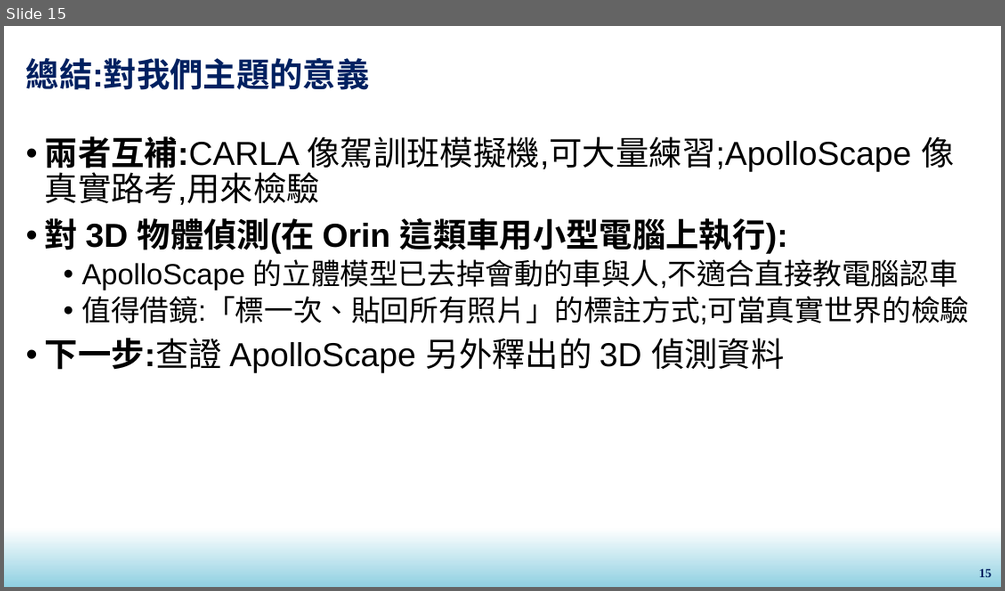
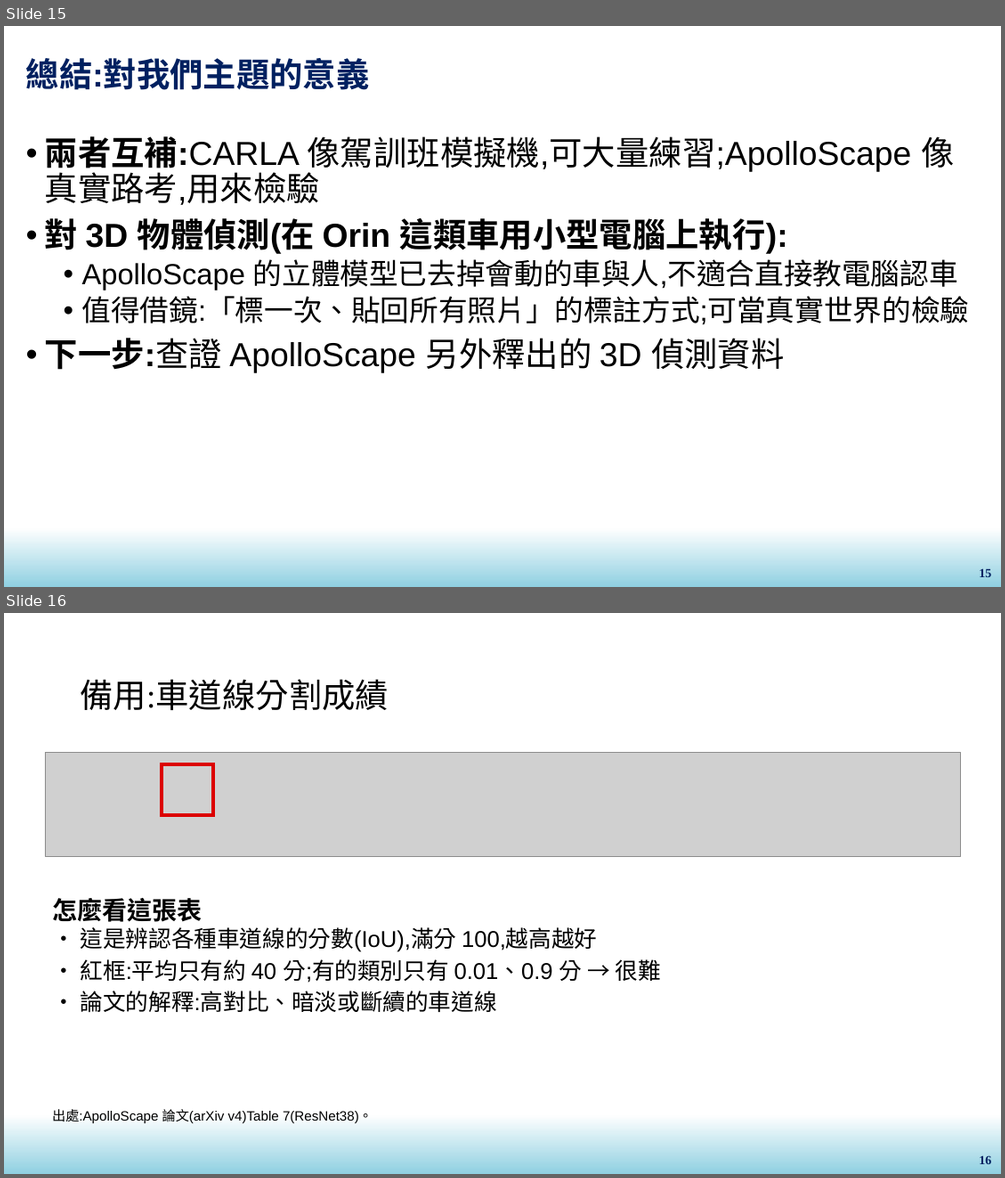
Before and after one commit to yivanee15-ai/taiwan_germany_project, a slide deck: apolloscape_plain.pptx. Shown one above the other, each under a label of ours: slide 15 before the commit, slides 15 and 16 after it. The pictures are 1005x591 and 1005x1178 pixels, drawn with LibreOffice and Linux fonts; fonts in the diff are those of the drawing; grey boxes stand for pictures; background and template pictures are left out. Boxes give left, top, right and bottom in pixels: in the first picture for what was removed or moved away, otherwise in the second. Text is boxed around its words. In the diff, an @@ line names an element or a change of style, - is before the commit and + after.

```diff
--- a/apolloscape_plain.pptx
+++ b/apolloscape_plain.pptx
@@ slide 16 added at (4,613,1001,1174), background picture (left out); not listed: 1 template element that a slide beside it also shows @@
@@ title added at (80,679,388,710), 32 pt, text #000000 @@
+備用:車道線分割成績
@@ picture added at (45,752,961,857) @@
@@ rectangle added at (162,764,213,815), outline #DC0000 3 pt @@
@@ text added at (52,898,660,1012), 22 pt, text #000000 @@
+怎麼看這張表
+• 這是辨認各種車道線的分數(IoU),滿分 100,越高越好
+• 紅框:平均只有約 40 分;有的類別只有 0.01、0.9 分 → 很難
+• 論文的解釋:高對比、暗淡或斷續的車道線
@@ text added at (52,1109,372,1123), 13 pt, text #000000 @@
+出處:ApolloScape 論文(arXiv v4)Table 7(ResNet38)。
@@ page number added at (979,1156,991,1164), 12 pt, text #002060, bold @@
+16
```
Also in this commit, not shown: 3 slides changed, 1 other file.
